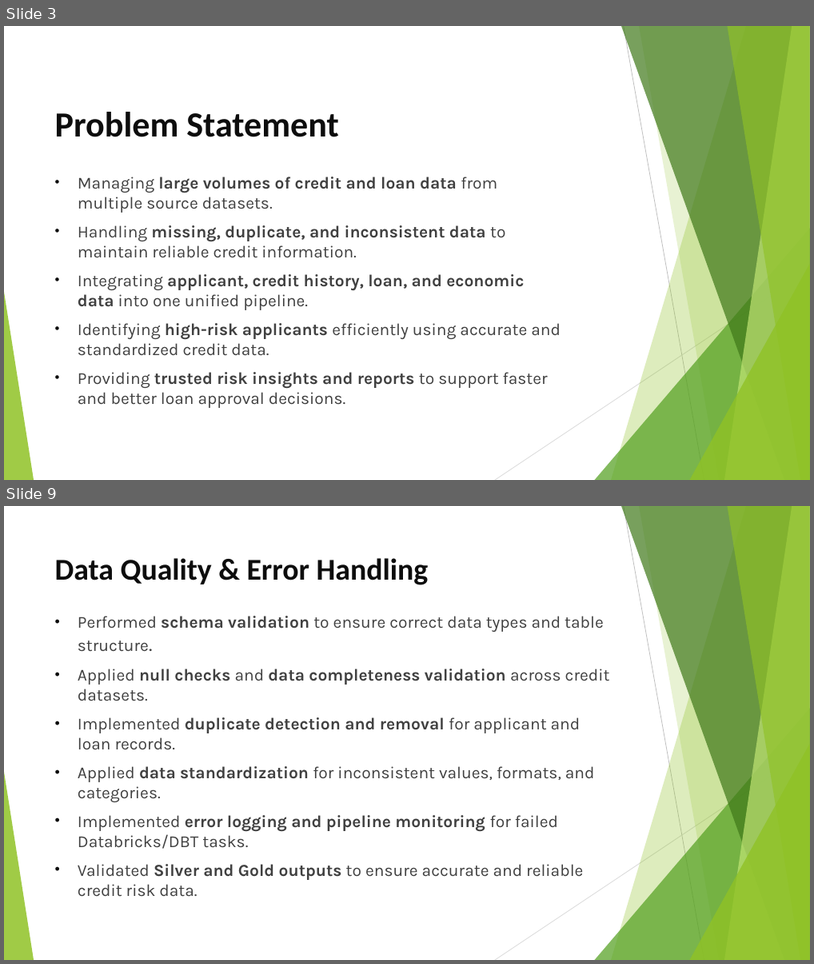
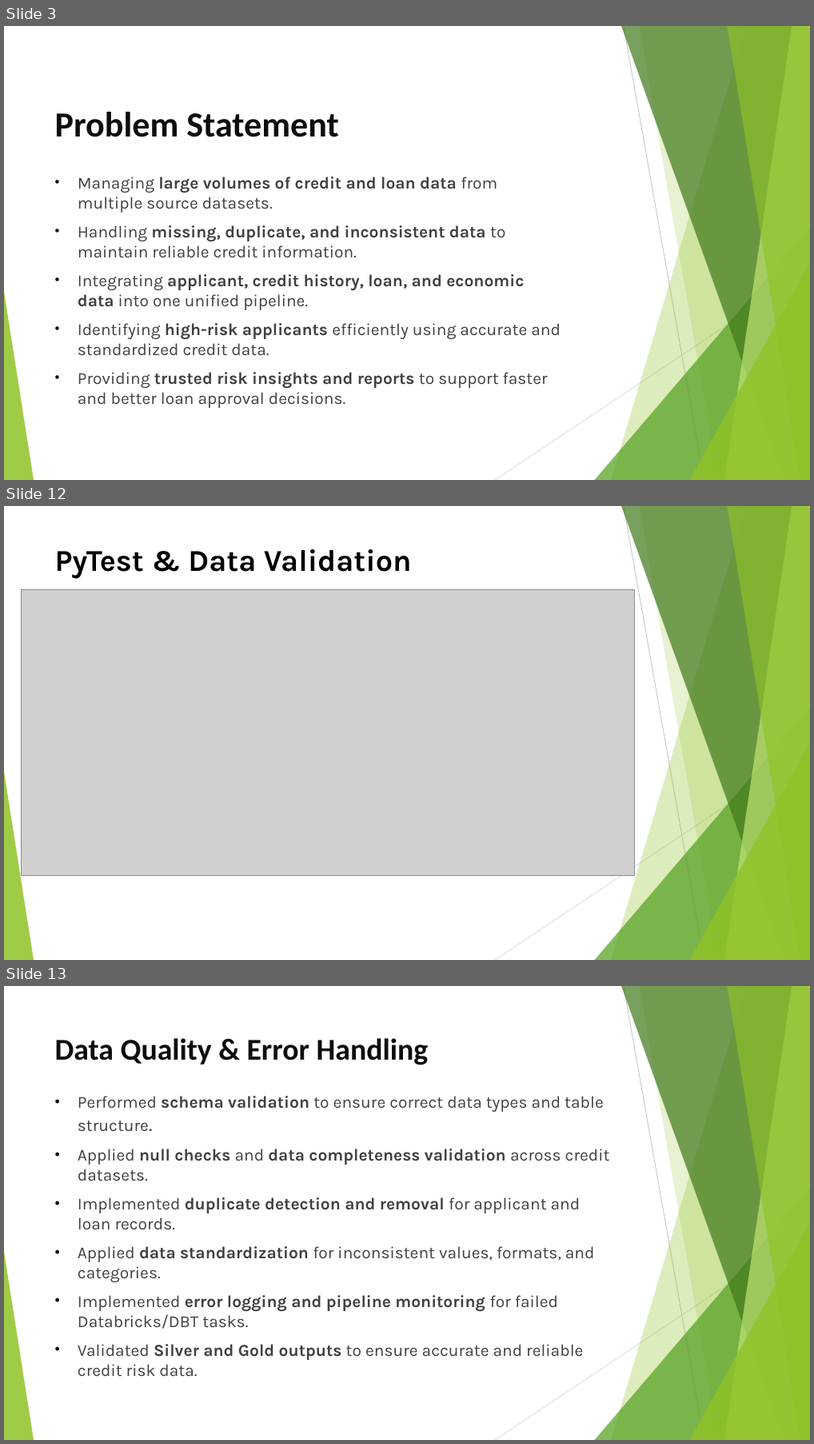
Before and after one commit to Bellamkondakumaraswamy/Credit-Risk-Assessment-Pipeline, a slide deck: Credit Risk Assessment Pipeline PPTX.pptx. Shown one above the other, each under a label of ours: slides 3 and 9 before the commit, slides 3, 12 and 13 after it; the slides between them are not shown. The pictures are 814x964 and 814x1444 pixels, drawn with LibreOffice and Linux fonts; fonts in the diff are those of the drawing; grey boxes stand for pictures. Boxes give left, top, right and bottom in pixels: in the first picture for what was removed or moved away, otherwise in the second. Text is boxed around its words. In the diff, an @@ line names an element or a change of style, - is before the commit and + after.

```diff
--- a/Credit Risk Assessment Pipeline PPTX.pptx
+++ b/Credit Risk Assessment Pipeline PPTX.pptx
@@ slide 12 added at [4, 506, 810, 960], background #FFFFFF; not listed: 10 template elements that a slide beside it also shows @@
@@ title added at [55, 549, 412, 578], 36 pt, text #000000, bold @@
+PyTest & Data Validation
@@ picture added at [21, 590, 635, 875] @@
@@ what was slide 9 is now slide 13 @@
```
Also in this commit, not shown: 7 slides changed, 4 other slides added, 6 slides removed, 16 other files.
